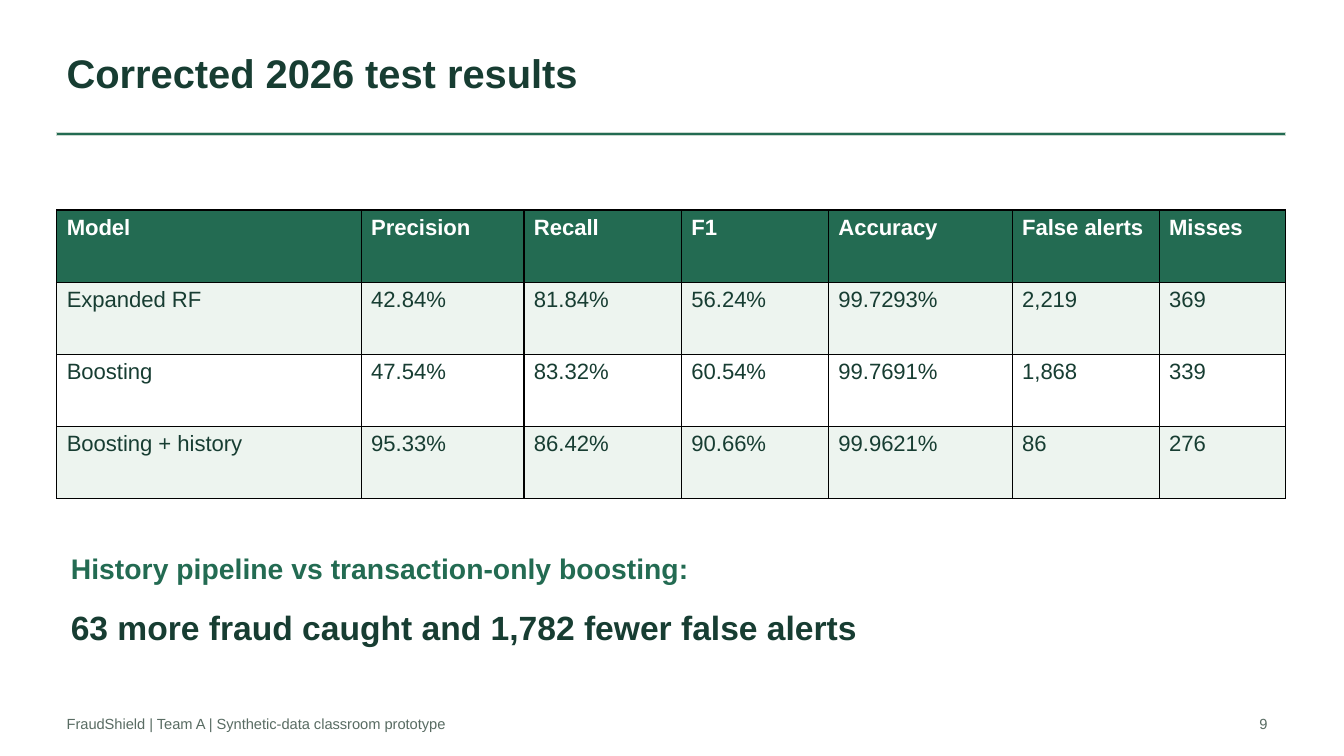
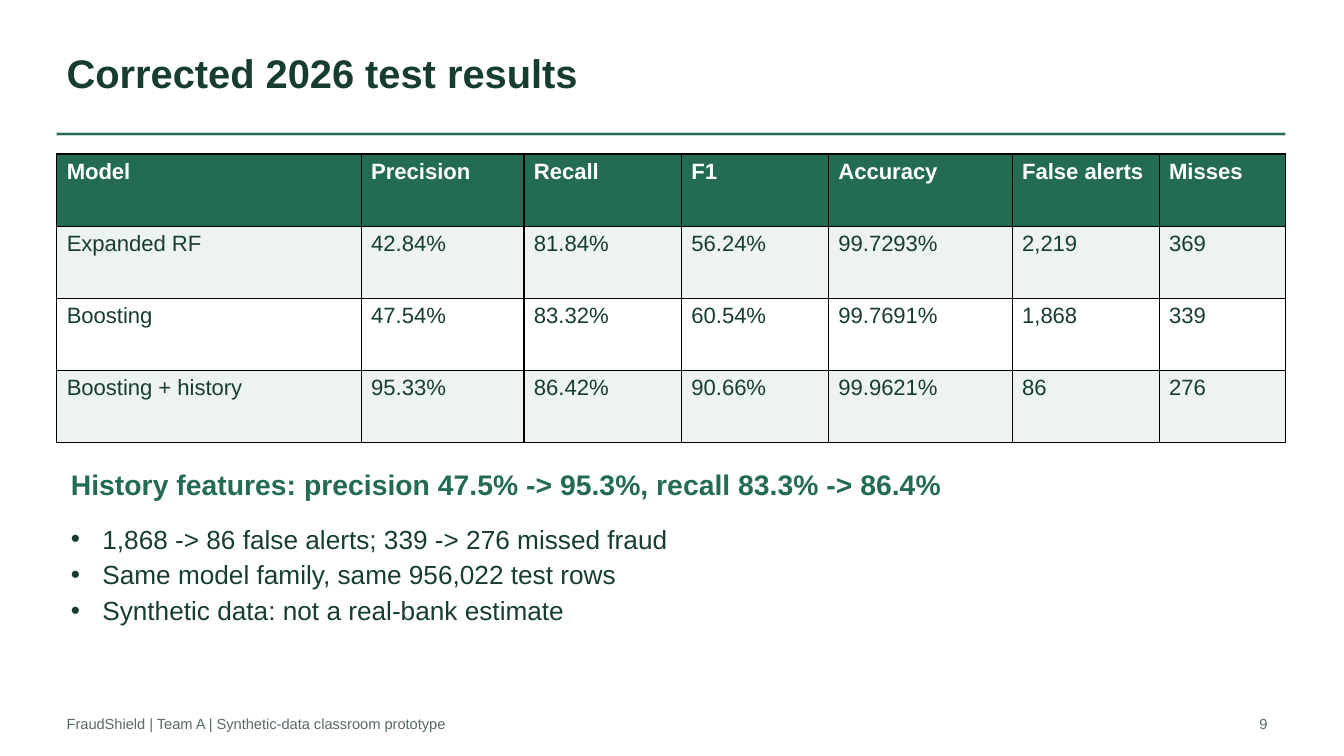
Before and after one commit to MCDR-Code/CAI2820C_FraudShield, a slide deck: slide 9 of Final_Demo/Presentation/FraudShield_Final_Presentation.pptx. Drawn at 1344x756 pixels with LibreOffice and Linux fonts; fonts in the diff are those of the drawing. Boxes give left, top, right and bottom in pixels: in the first picture for what was removed or moved away, otherwise in the second. Text is boxed around its words. In the diff, an @@ line names an element or a change of style, - is before the commit and + after.

Commit message:
Add files via upload
Describe history-feature gain and limits in final presentation.

```diff
--- a/Final_Demo/Presentation/FraudShield_Final_Presentation.pptx
+++ b/Final_Demo/Presentation/FraudShield_Final_Presentation.pptx
@@ table: place and size @@
-table at <box>56,210,1285,498</box>
+table at <box>56,154,1285,443</box>
@@ text at <box>71,474,940,501</box>: text changed @@
-History pipeline vs transaction-only boosting:
+History features: precision 47.5% -> 95.3%, recall 83.3% -> 86.4%
@@ text at <box>102,530,667,626</box>: text changed; size 24 to 18.8 pt; bold off @@
-63 more fraud caught and 1,782 fewer false alerts
+• 1,868 -> 86 false alerts; 339 -> 276 missed fraud
+• Same model family, same 956,022 test rows
+• Synthetic data: not a real-bank estimate
```
Also in this commit, not shown: 3 other slides changed.
